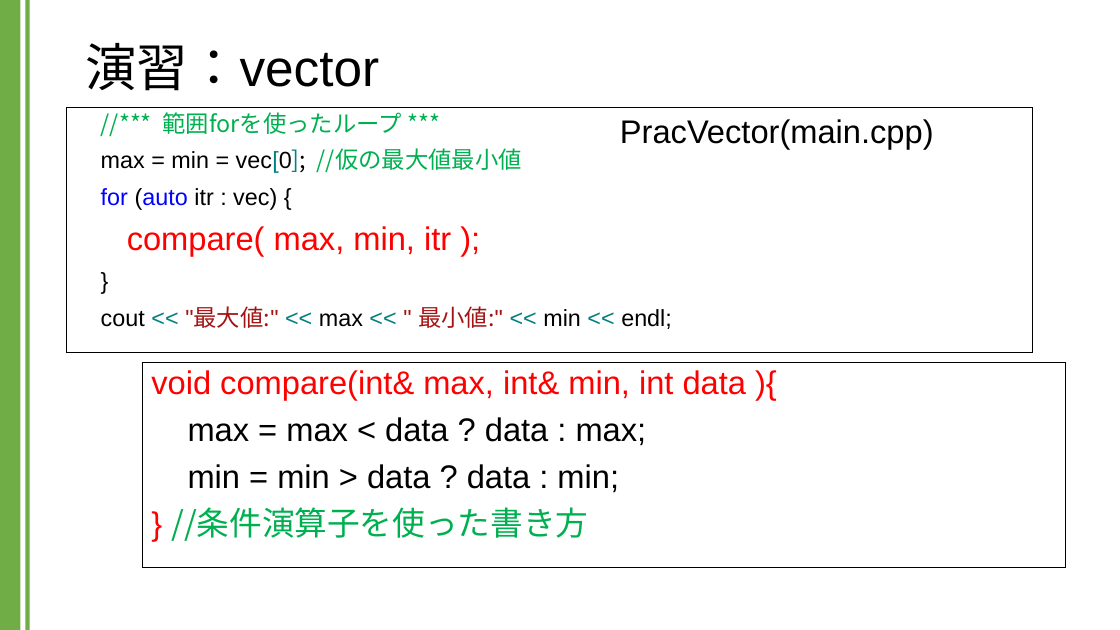
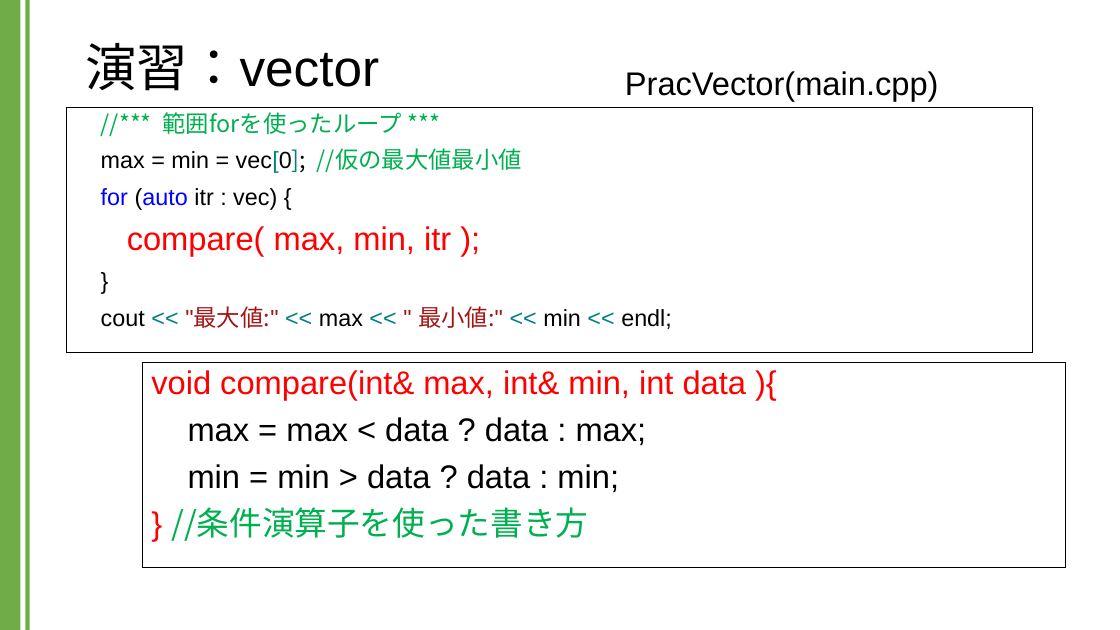
Before and after one commit to kic-murata/cpp2024, a slide deck: slide 16 of 授業資料/演習課題：vector.pptx. Drawn at 1120x630 pixels with LibreOffice and Linux fonts; fonts in the diff are those of the drawing. Boxes give left, top, right and bottom in pixels: in the first picture for what was removed or moved away, otherwise in the second. Text is boxed around its words. In the diff, an @@ line names an element or a change of style, - is before the commit and + after.

```diff
--- a/授業資料/演習課題：vector.pptx
+++ b/授業資料/演習課題：vector.pptx
@@ text "PracVector(main.cpp)": place and size @@
-text "PracVector(main.cpp)" at box(620, 119, 934, 149)
+text "PracVector(main.cpp)" at box(625, 71, 939, 101)
```
Also in this commit, not shown: 4 other slides changed.
